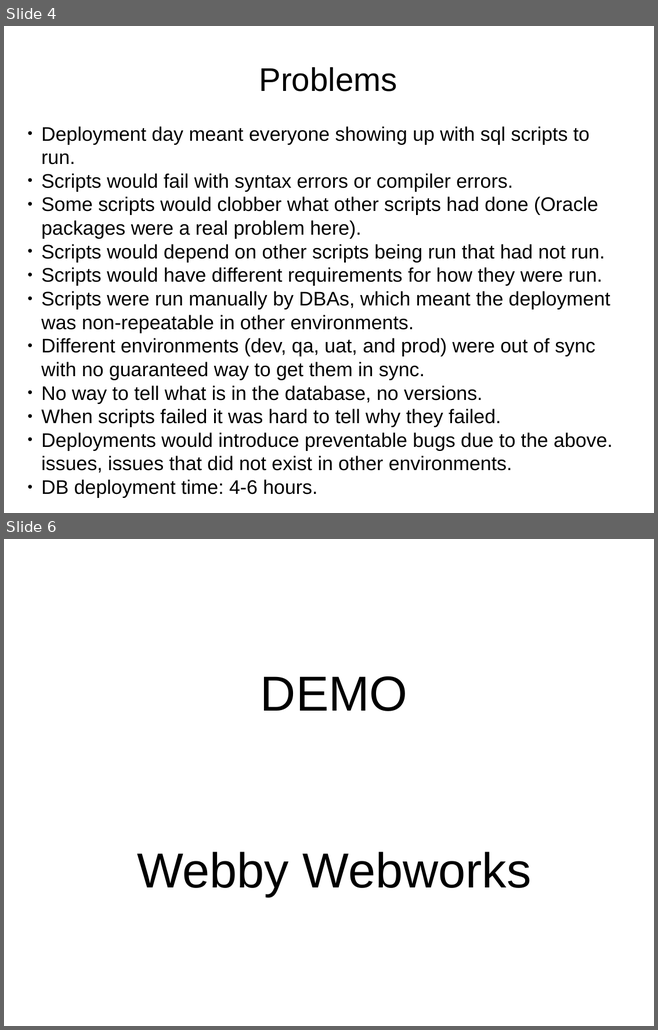
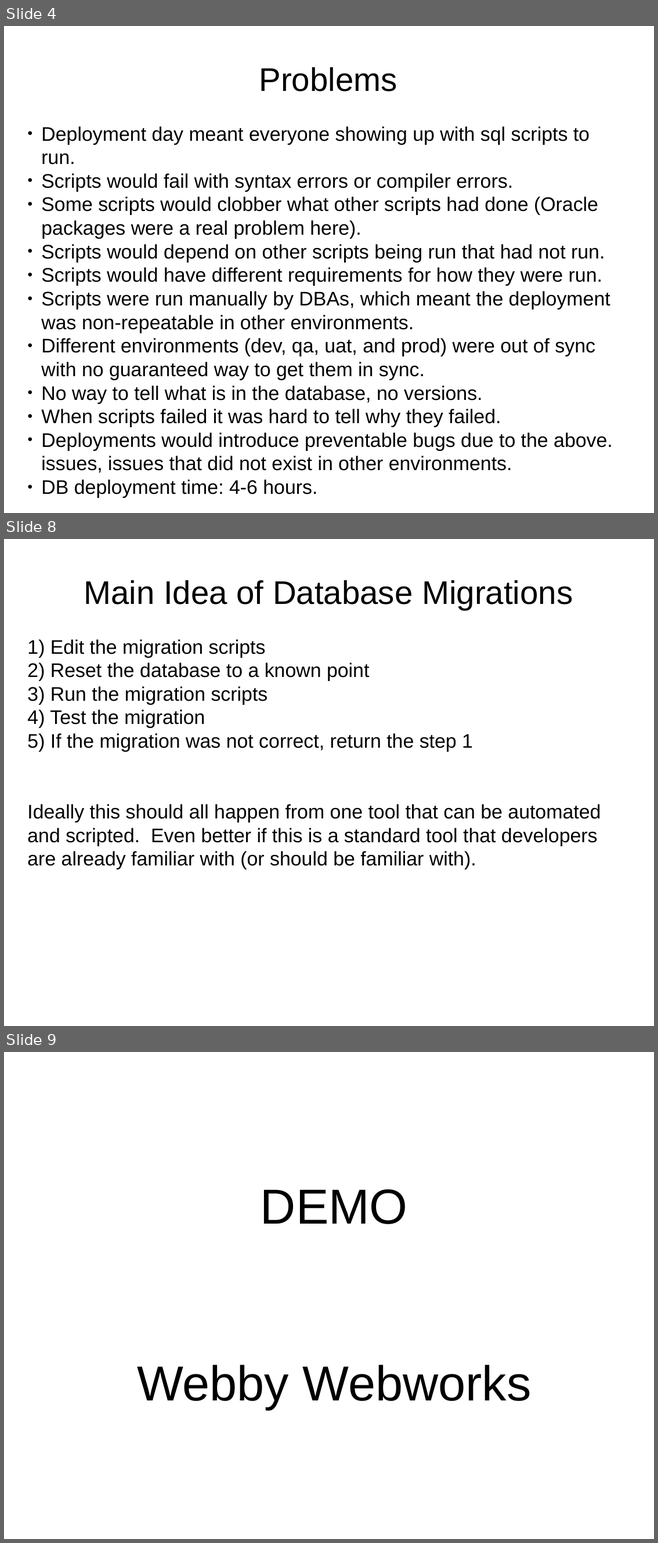
Before and after one commit to dwclark/flyway-dsl-demo, a slide deck: flyway-presentation.odp. Shown one above the other, each under a label of ours: slides 4 and 6 before the commit, slides 4, 8 and 9 after it; the slides between them are not shown. The pictures are 658x1030 and 658x1543 pixels, drawn with LibreOffice and Linux fonts; fonts in the diff are those of the drawing. Boxes give left, top, right and bottom in pixels: in the first picture for what was removed or moved away, otherwise in the second. Text is boxed around its words. In the diff, an @@ line names an element or a change of style, - is before the commit and + after.

```diff
--- a/flyway-presentation.odp
+++ b/flyway-presentation.odp
@@ slide 8 added at box(4, 539, 654, 1026), background #FFFFFF @@
@@ text added at box(27, 580, 600, 870), 24 pt, text #000000 @@
+Main Idea of Database Migrations
+1) Edit the migration scripts
+2) Reset the database to a known point
+3) Run the migration scripts
+4) Test the migration
+5) If the migration was not correct, return the step 1
+Ideally this should all happen from one tool that can be automated and scripted. Even better if this is a standard tool that developers are already familiar with (or should be familiar with).
@@ what was slide 6 is now slide 9 @@
```
Also in this commit, not shown: 2 slides changed, 1 other slide added, 1 other file.
